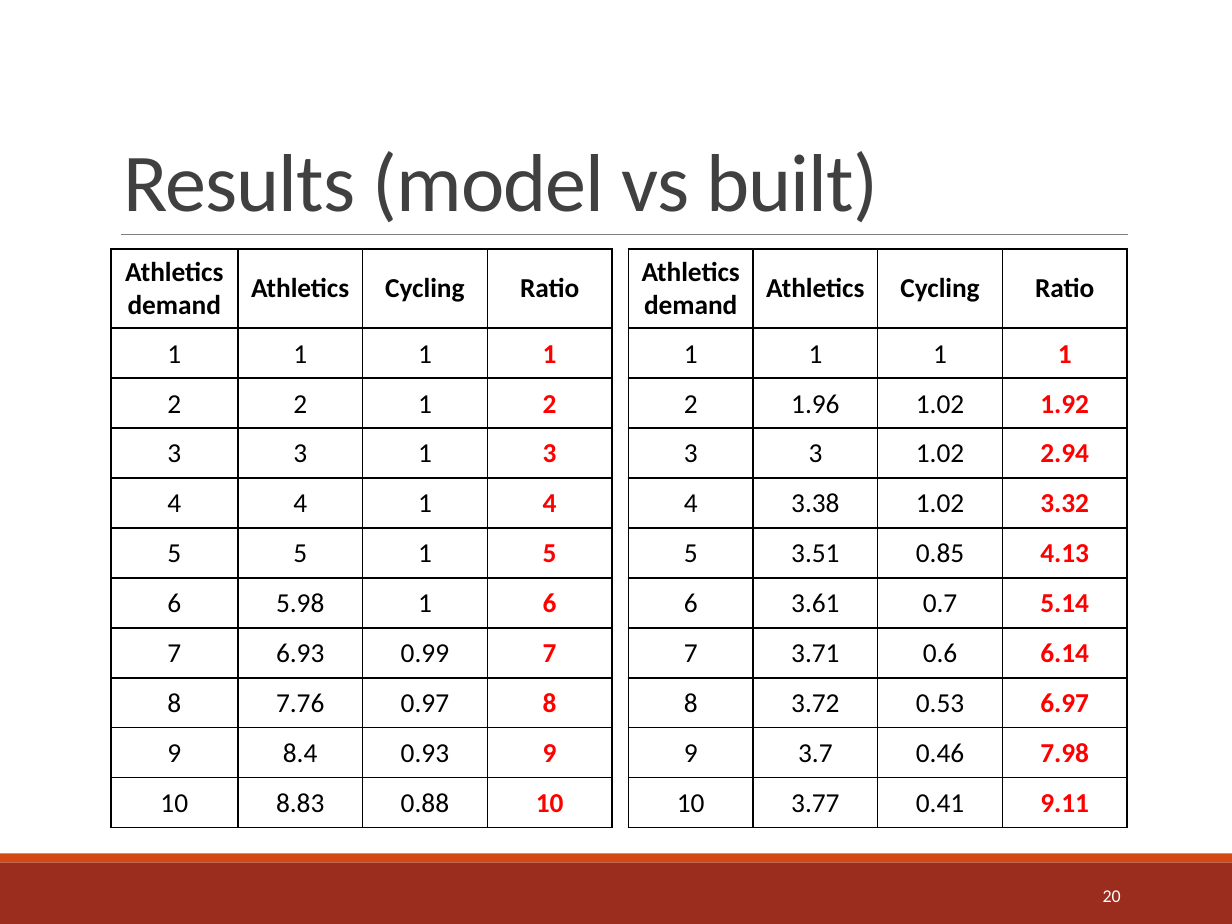
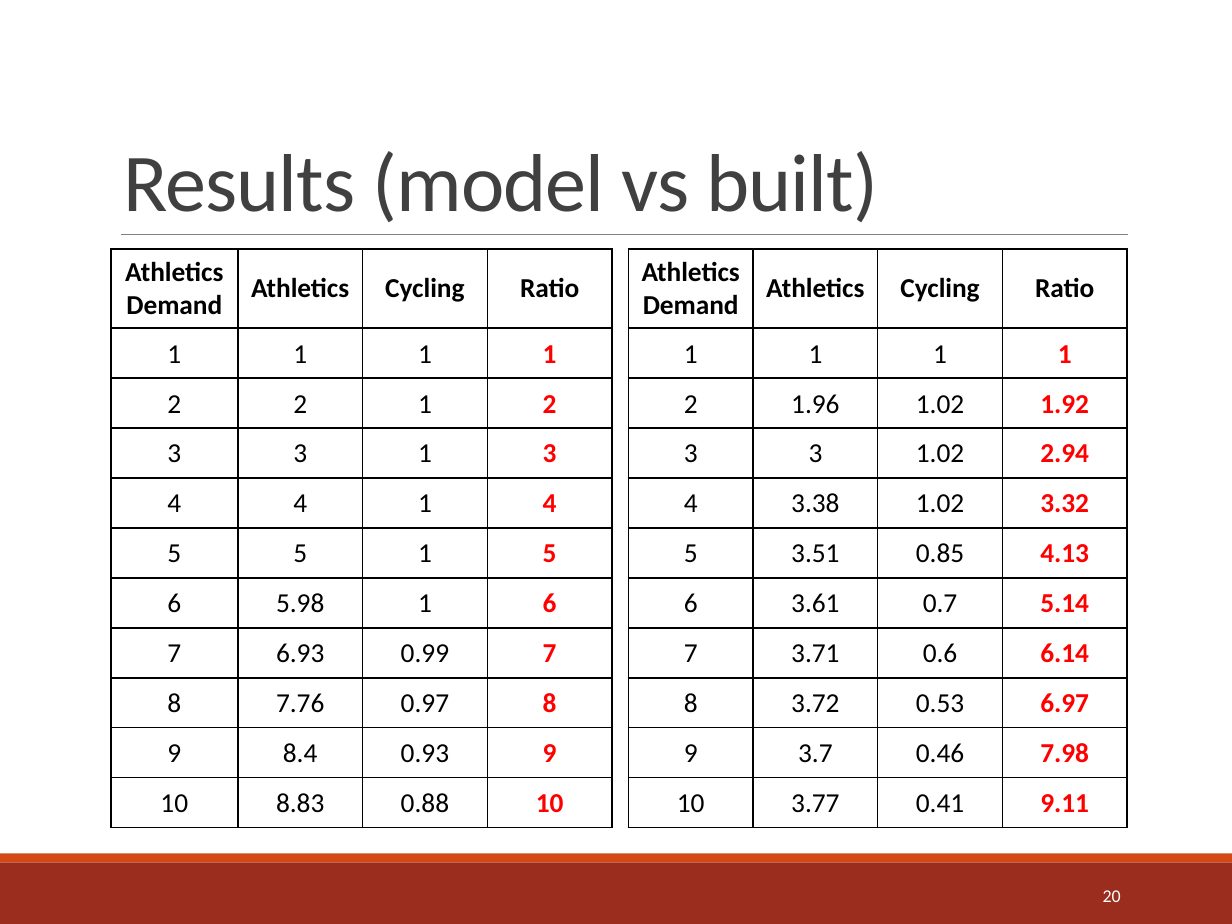
Before and after one commit to sshephard2/skewed-modelling, a slide deck: slide 20 of Presentation/Performance modelling of skewed demand in complex systems.pptx. Drawn at 1232x924 pixels with LibreOffice and Linux fonts; fonts in the diff are those of the drawing. Boxes give left, top, right and bottom in pixels: in the first picture for what was removed or moved away, otherwise in the second. Text is boxed around its words. In the diff, an @@ line names an element or a change of style, - is before the commit and + after.

```diff
--- a/Presentation/Performance modelling of skewed demand in complex systems.pptx
+++ b/Presentation/Performance modelling of skewed demand in complex systems.pptx
@@ table at (111, 249, 611, 827) @@
-row 1, column 1: Athletics demand
+row 1, column 1: Athletics Demand
@@ table at (628, 249, 1126, 827) @@
-row 1, column 1: Athletics demand
+row 1, column 1: Athletics Demand
```
Also in this commit, not shown: 2 other slides changed, 1 slide added.
